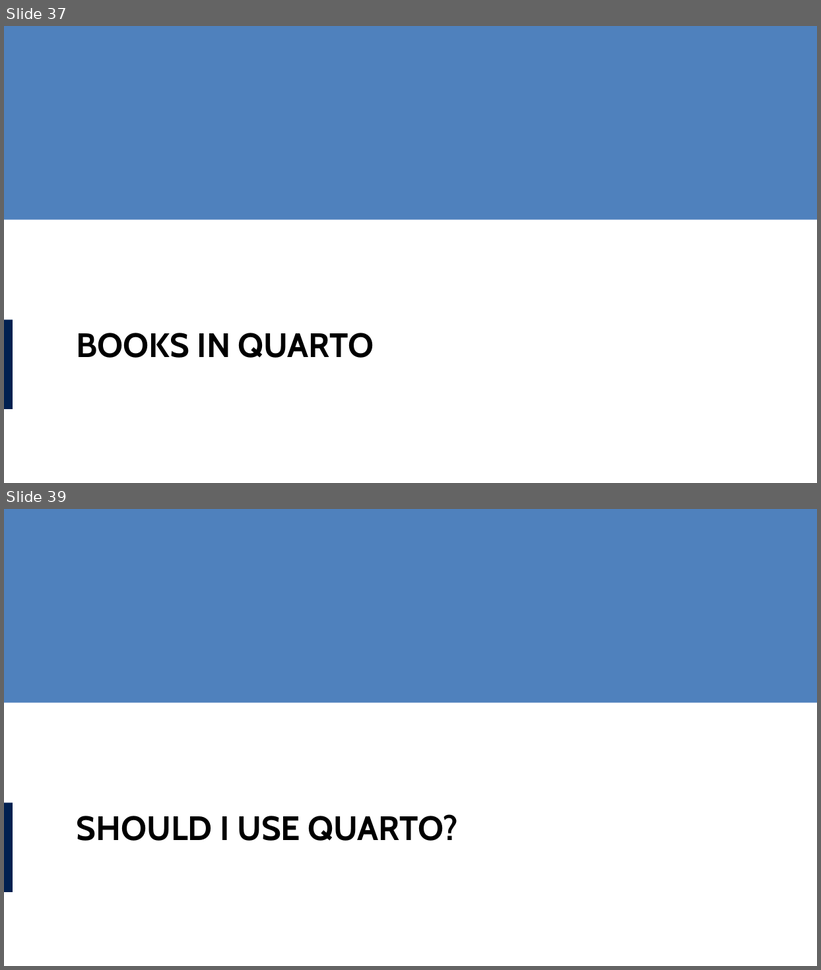
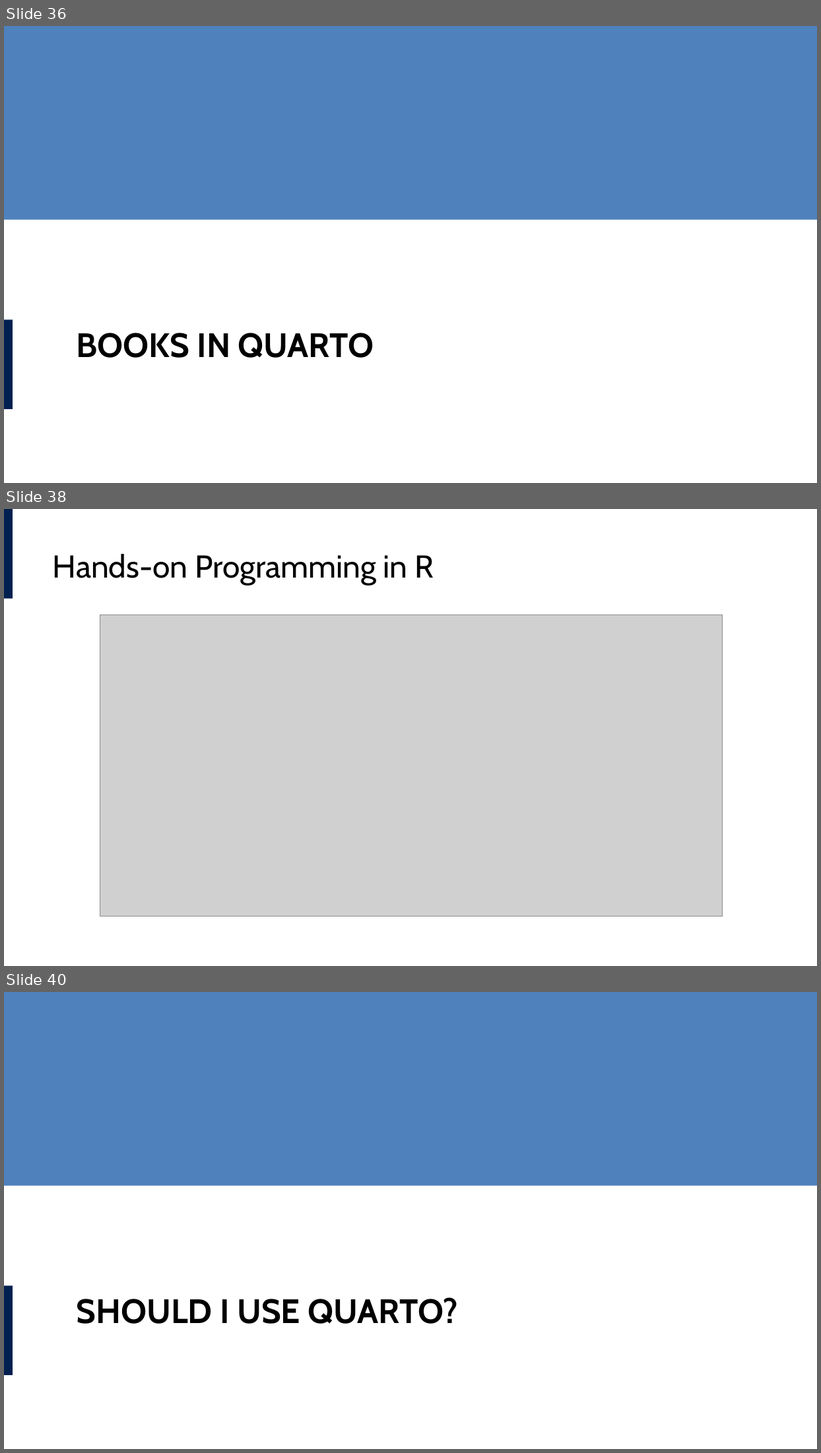
Before and after one commit to lucas-a-meyer/using-quarto, a slide deck: docs/presentation.pptx. Shown one above the other, each under a label of ours: slides 37 and 39 before the commit, slides 36, 38 and 40 after it; the slides between them are not shown. The pictures are 821x970 and 821x1453 pixels, drawn with LibreOffice and Linux fonts; fonts in the diff are those of the drawing; grey boxes stand for pictures. Boxes give left, top, right and bottom in pixels: in the first picture for what was removed or moved away, otherwise in the second. Text is boxed around its words. In the diff, an @@ line names an element or a change of style, - is before the commit and + after.

```diff
--- a/docs/presentation.pptx
+++ b/docs/presentation.pptx
@@ slide 38 added at [4, 509, 817, 966], background #FFFFFF @@
@@ rectangle added at [4, 509, 12, 599], fill #002050 @@
@@ title added at [53, 554, 434, 585], 28 pt, text #000000 @@
+Hands-on Programming in R
@@ picture added at [100, 615, 722, 917] @@
@@ what was slide 37 is now slide 36 @@
@@ what was slide 39 is now slide 40 @@
```
Also in this commit, not shown: 3 slides changed, 1 other slide added, 2 slides removed, 19 other files.
